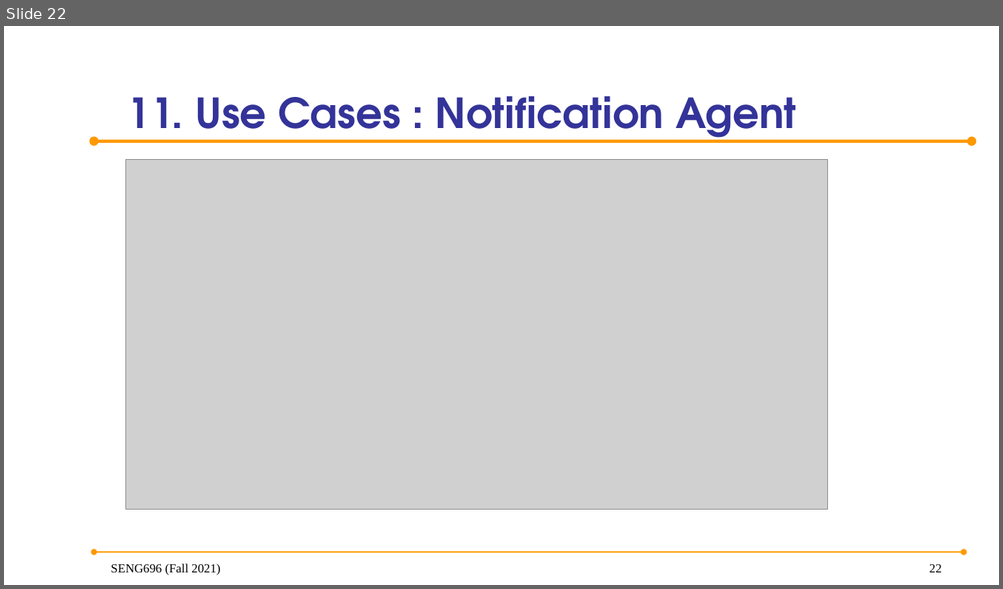
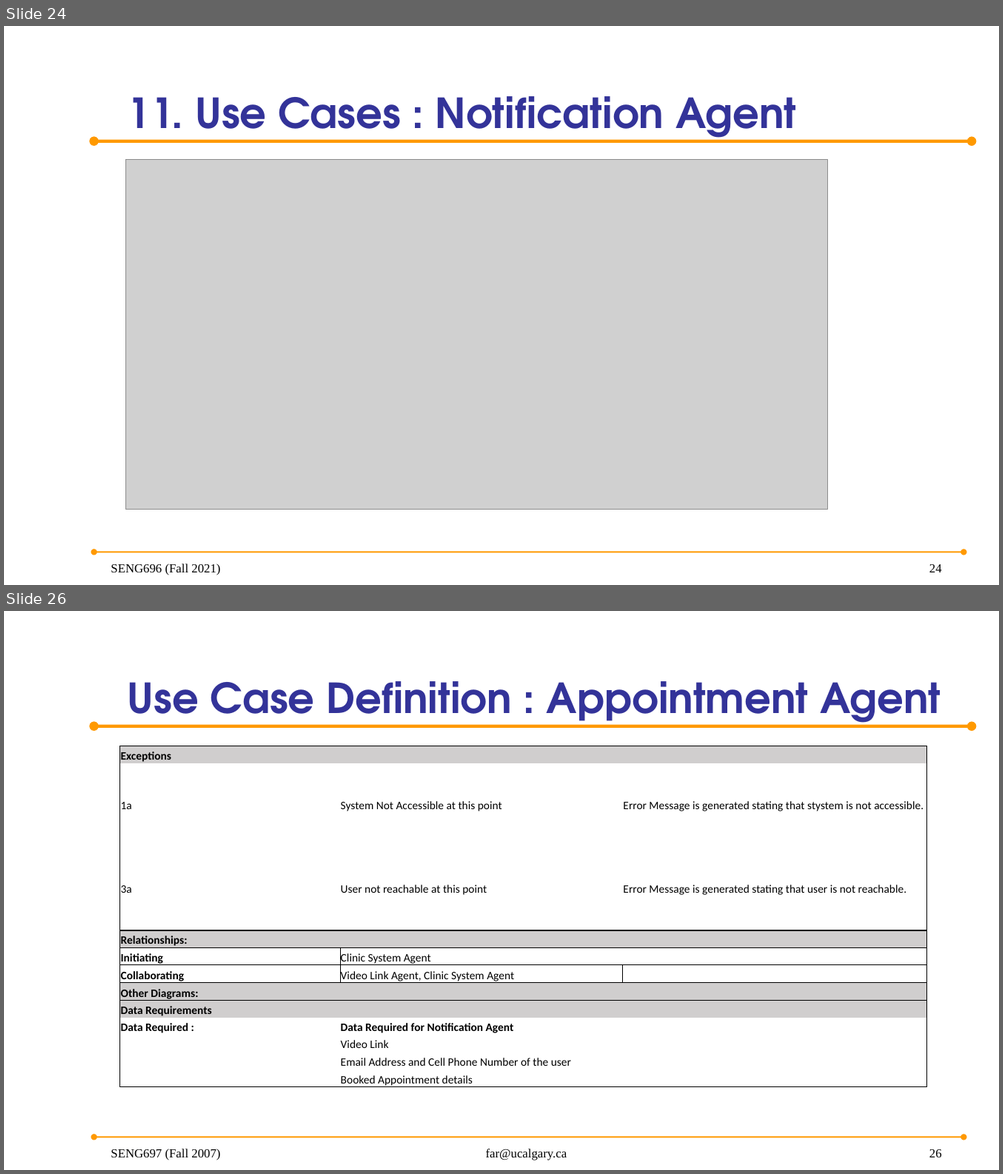
Before and after one commit to anish30145784/SENG696_GroupD, a slide deck: GroupD_ProjectPresentation.pptx. Shown one above the other, each under a label of ours: slide 22 before the commit, slides 24 and 26 after it; the slides between them are not shown. The pictures are 1003x589 and 1003x1174 pixels, drawn with LibreOffice and Linux fonts; fonts in the diff are those of the drawing; grey boxes stand for pictures; background and template pictures are left out. Boxes give left, top, right and bottom in pixels: in the first picture for what was removed or moved away, otherwise in the second. Text is boxed around its words. In the diff, an @@ line names an element or a change of style, - is before the commit and + after.

Commit message:
Added Use Case Definations for Assignment 2

```diff
--- a/GroupD_ProjectPresentation.pptx
+++ b/GroupD_ProjectPresentation.pptx
@@ slide 26 added at (4,611,999,1170), background picture (left out); not listed: 2 template elements that a slide beside it also shows @@
@@ title added at (128,681,940,728), 40 pt, text #333399, bold @@
+Use Case Definition : Appointment Agent
@@ table added at (120,746,927,1091), 12 rows, 3 columns @@
+Exceptions |  | 
+1a | System Not Accessible at this point | Error Message is generated stating that stystem is not accessible.
+3a | User not reachable at this point | Error Message is generated stating that user is not reachable.
+Relationships: |  | 
+Initiating | Clinic System Agent | 
+Collaborating | Video Link Agent, Clinic System Agent | 
+Other Diagrams: |  | 
+Data Requirements |  | 
+Data Required : | Data Required for Notification Agent | 
+ | Video Link | 
+ | Email Address and Cell Phone Number of the user | 
+ | Booked Appointment details | 
@@ text added at (111,1149,220,1161), 12 pt, text #000000 @@
+SENG697 (Fall 2007)
@@ text added at (486,1149,567,1161), 12 pt, text #000000 @@
+far@ucalgary.ca
@@ page number added at (929,1150,942,1158), 12 pt, text #000000 @@
+26
@@ what was slide 22 is now slide 24 @@
@@ page number at (929,565,942,573): text changed @@
-22
+24
```
Also in this commit, not shown: 3 other slides added, 3 other files.
